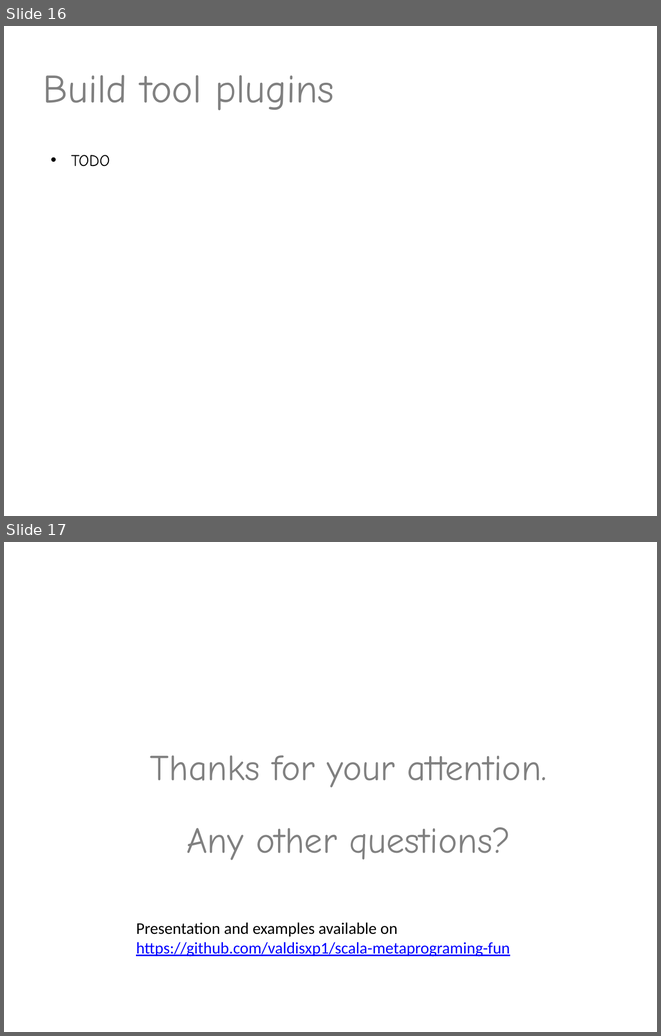
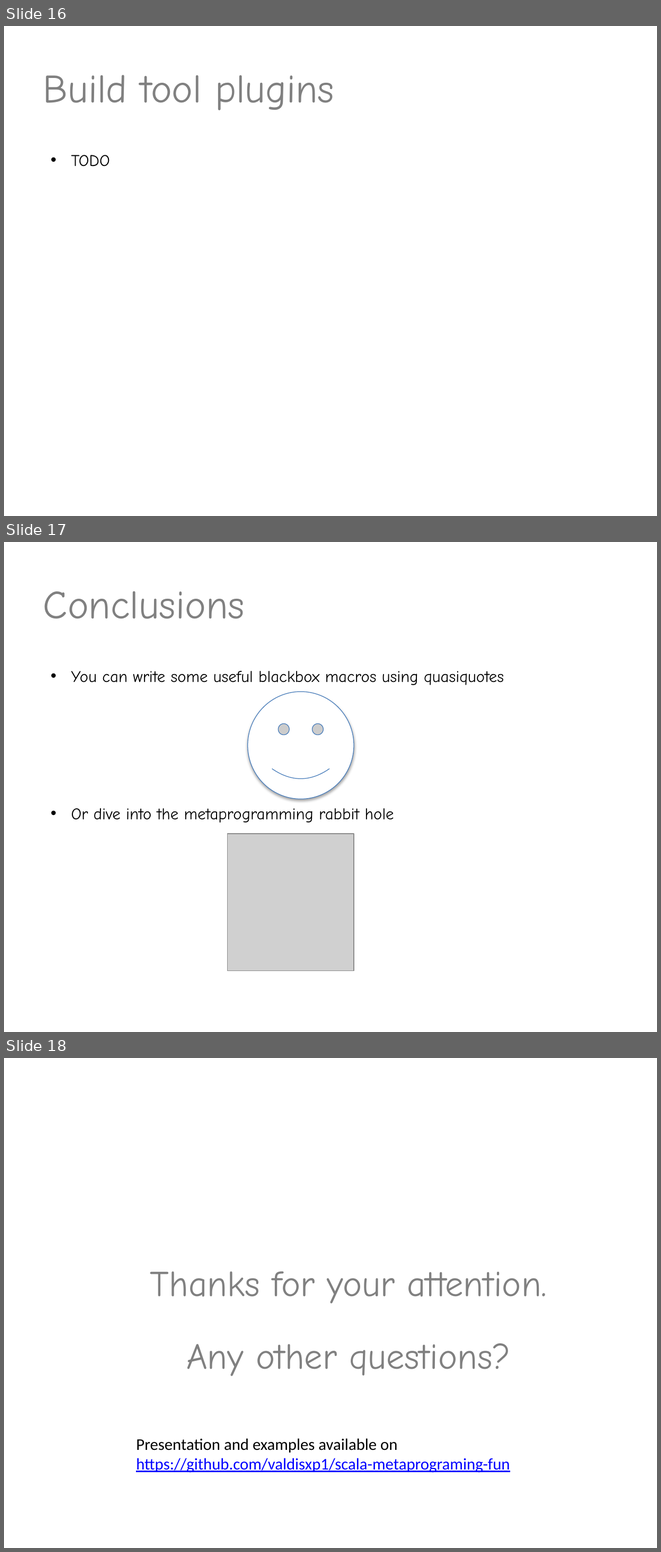
Before and after one commit to valdisxp1/scala-metaprograming-fun, a slide deck: Scala_metaprogramming.pptx. Shown one above the other, each under a label of ours: slides 16 and 17 before the commit, slides 16, 17 and 18 after it. The pictures are 661x1036 and 661x1552 pixels, drawn with LibreOffice and Linux fonts; fonts in the diff are those of the drawing; grey boxes stand for pictures. Boxes give left, top, right and bottom in pixels: in the first picture for what was removed or moved away, otherwise in the second. Text is boxed around its words. In the diff, an @@ line names an element or a change of style, - is before the commit and + after.

Commit message:
Conclusions

```diff
--- a/Scala_metaprogramming.pptx
+++ b/Scala_metaprogramming.pptx
@@ slide 17 added at [4, 542, 657, 1032], background #FFFFFF @@
@@ title added at [43, 591, 245, 619], 44 pt, text #808080 @@
+Conclusions
@@ text added at [71, 671, 504, 822], 18 pt, text #000000 @@
+• You can write some useful blackbox macros using quasiquotes
+• Or dive into the metaprogramming rabbit hole
@@ smiley face added at [248, 691, 353, 799], fill #FFFFFF, outline #4B7EBC 0.75 pt @@
@@ picture added at [227, 833, 353, 970] @@
@@ what was slide 17 is now slide 18 @@
```
Also in this commit, not shown: 1 slide changed.
